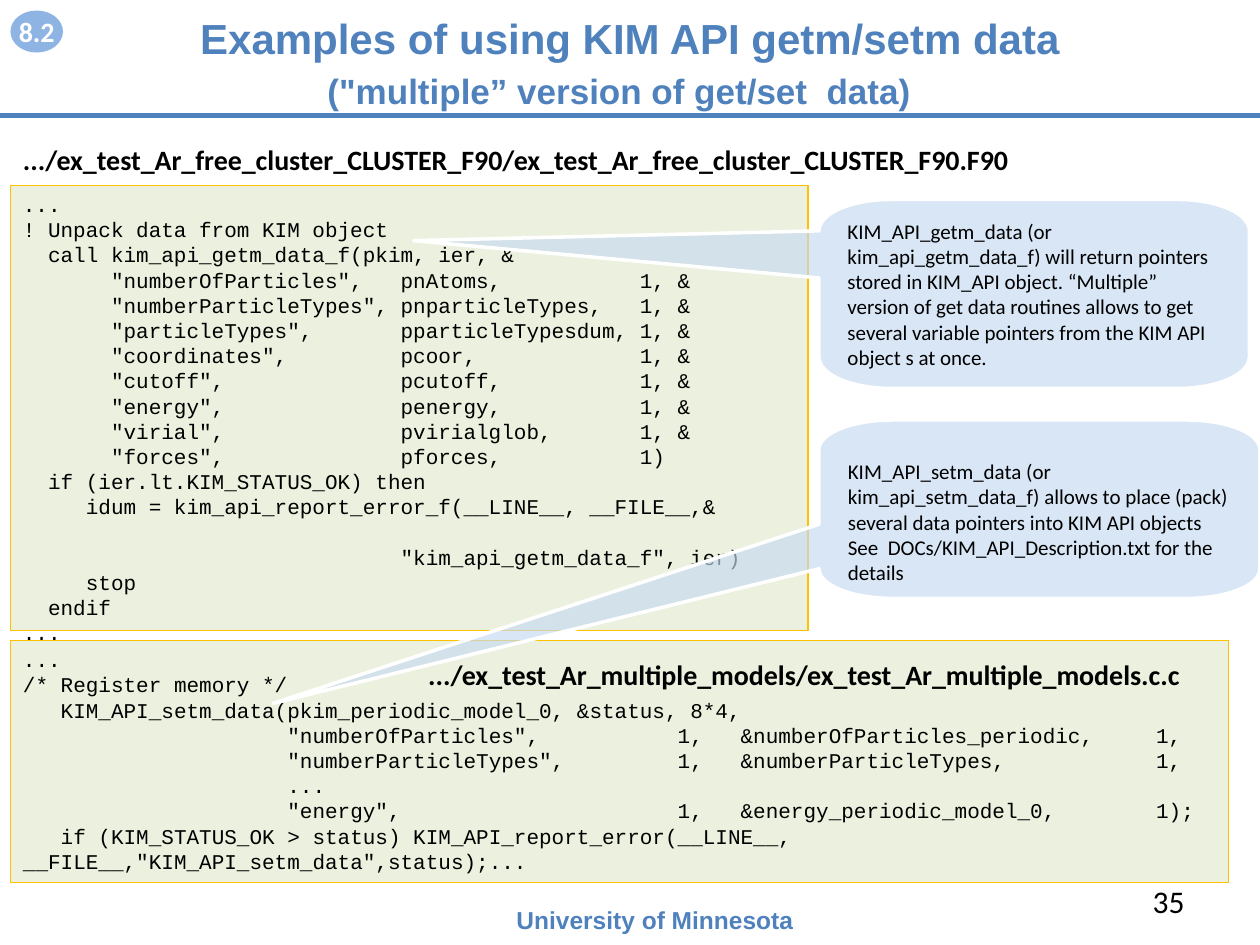
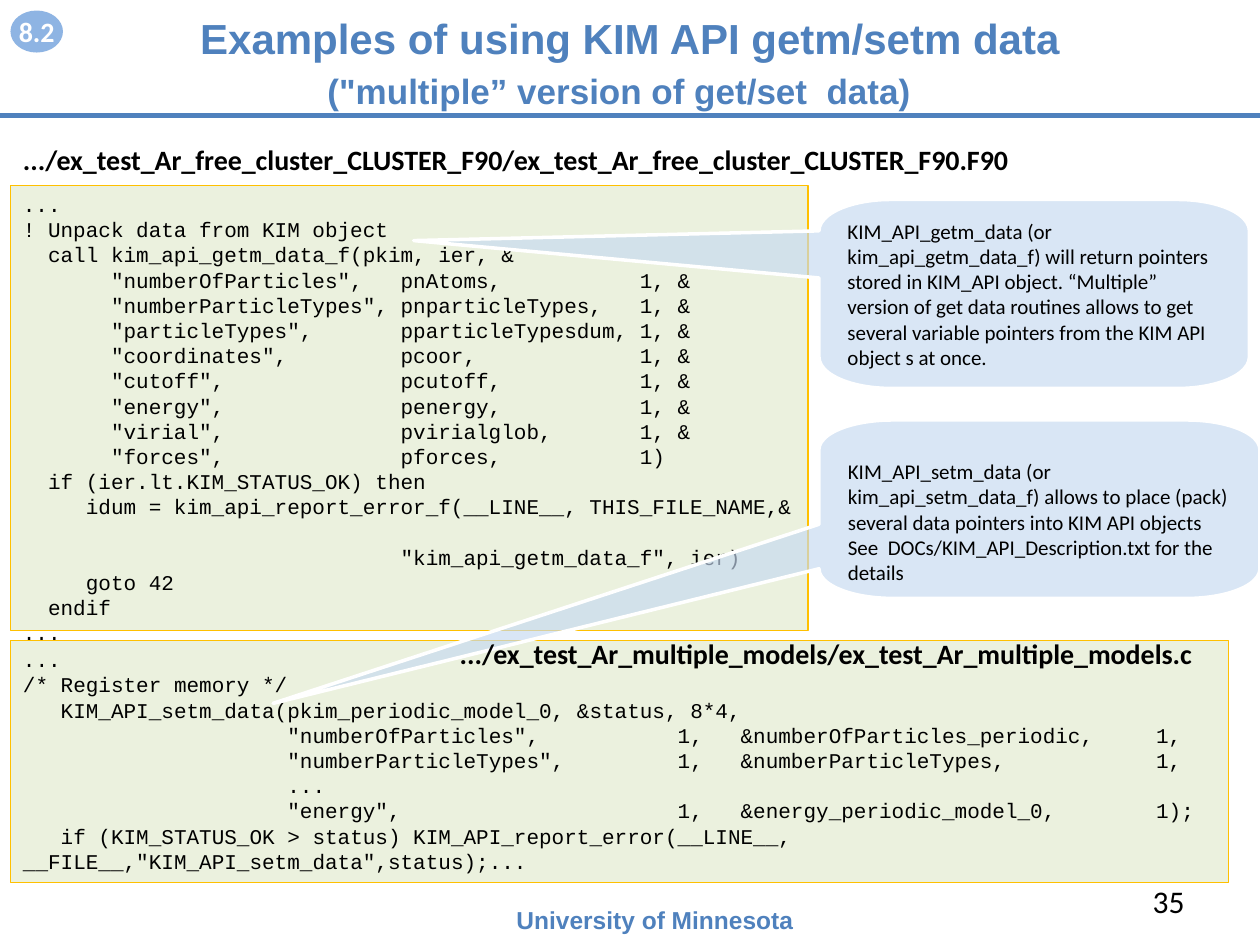
Before and after one commit to openkim/kim-api, a slide deck: slide 35 of DOCs/openkim-api-introduction.pptx. Drawn at 1260x945 pixels with LibreOffice and Linux fonts; fonts in the diff are those of the drawing. Boxes give left, top, right and bottom in pixels: in the first picture for what was removed or moved away, otherwise in the second. Text is boxed around its words. In the diff, an @@ line names an element or a change of style, - is before the commit and + after.

```diff
--- a/DOCs/openkim-api-introduction.pptx
+++ b/DOCs/openkim-api-introduction.pptx
@@ text in rectangle at [86,499,790,519]: text changed @@
-idum = kim_api_report_error_f(__LINE__, __FILE__,&
+idum = kim_api_report_error_f(__LINE__, THIS_FILE_NAME,&
@@ text in rectangle at [86,576,174,595]: text changed @@
-stop
+goto 42
@@ text at [460,640,1192,669]: text changed @@
-.../ex_test_Ar_multiple_models/ex_test_Ar_multiple_models.c.c
+.../ex_test_Ar_multiple_models/ex_test_Ar_multiple_models.c
```
Also in this commit, not shown: 8 other slides changed, 1 other file.
